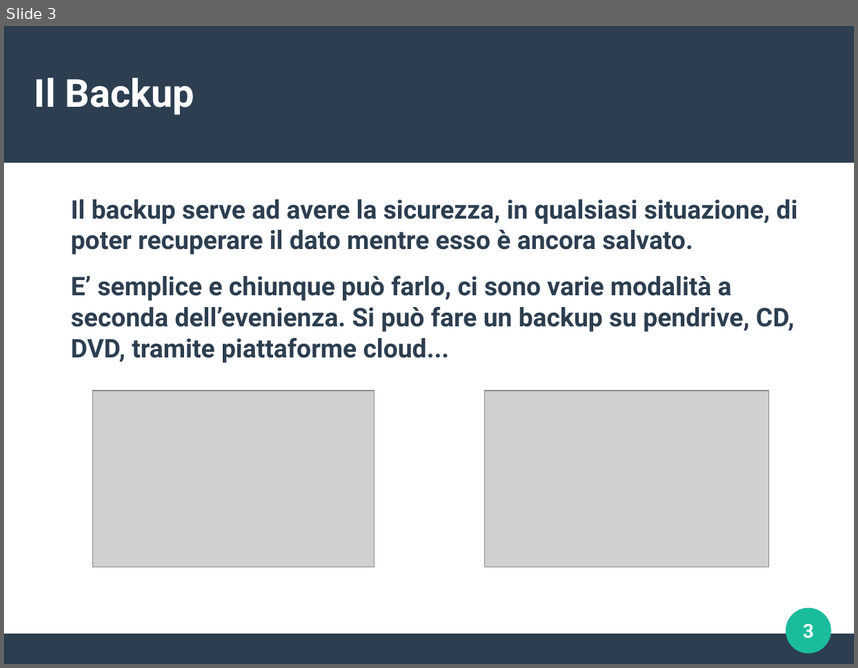
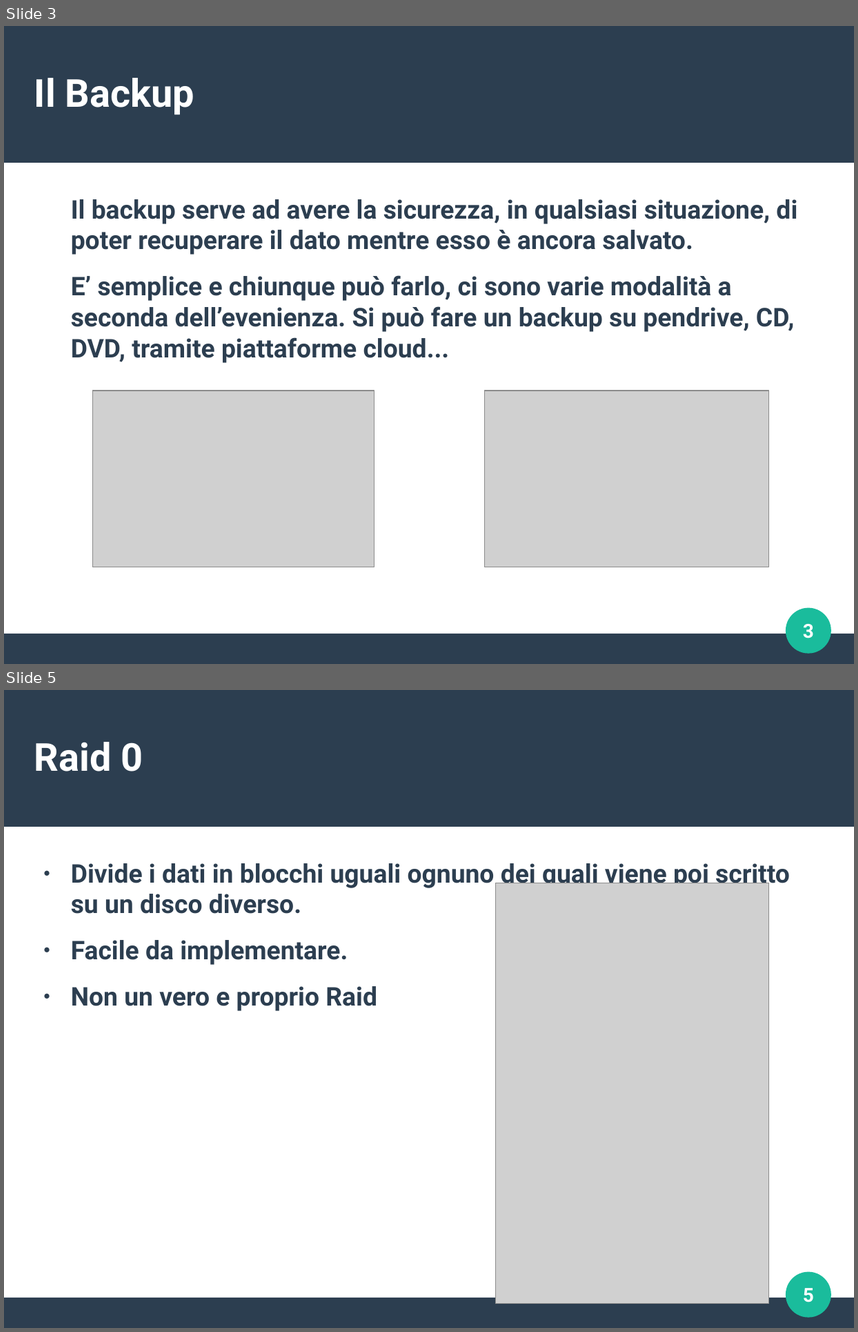
Before and after one commit to Brombe74/Debian-VM, a slide deck: Presentazione_sistemi.odp. Shown one above the other, each under a label of ours: slide 3 before the commit, slides 3 and 5 after it; the slides between them are not shown. The pictures are 858x668 and 858x1332 pixels, drawn with LibreOffice and Linux fonts; fonts in the diff are those of the drawing; grey boxes stand for pictures. Boxes give left, top, right and bottom in pixels: in the first picture for what was removed or moved away, otherwise in the second. Text is boxed around its words. In the diff, an @@ line names an element or a change of style, - is before the commit and + after.

```diff
--- a/Presentazione_sistemi.odp
+++ b/Presentazione_sistemi.odp
@@ slide 5 added at (4,690,854,1328), background #FFFFFF; not listed: 3 template elements that a slide beside it also shows @@
@@ title added at (34,742,143,771), 36 pt, text #FFFFFF, bold @@
+Raid 0
@@ text added at (71,858,790,1011), 24 pt, text #2C3E50, bold @@
+● Divide i dati in blocchi uguali ognuno dei quali viene poi scritto su un disco diverso.
+● Facile da implementare.
+● Non un vero e proprio Raid
@@ picture added at (496,883,769,1303) @@
@@ page number added at (803,1288,814,1302), 18 pt, text #FFFFFF, bold @@
+5
```
Also in this commit, not shown: 1 slide changed, 3 other slides added, 1 slide removed.
